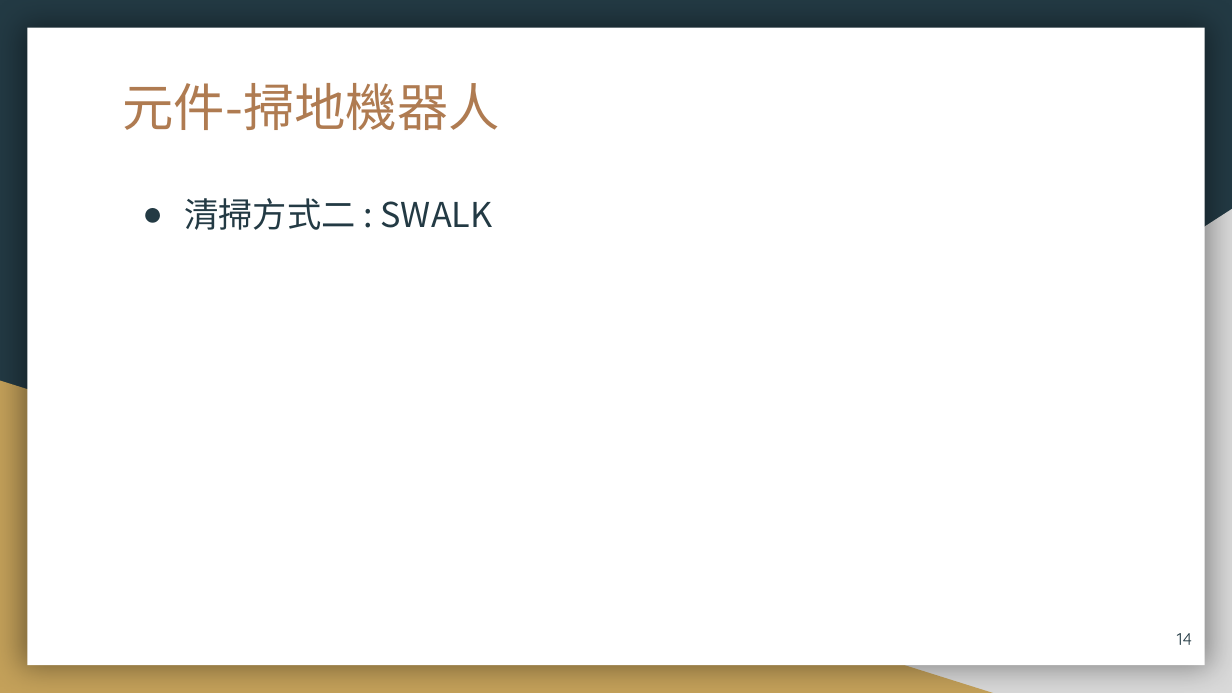
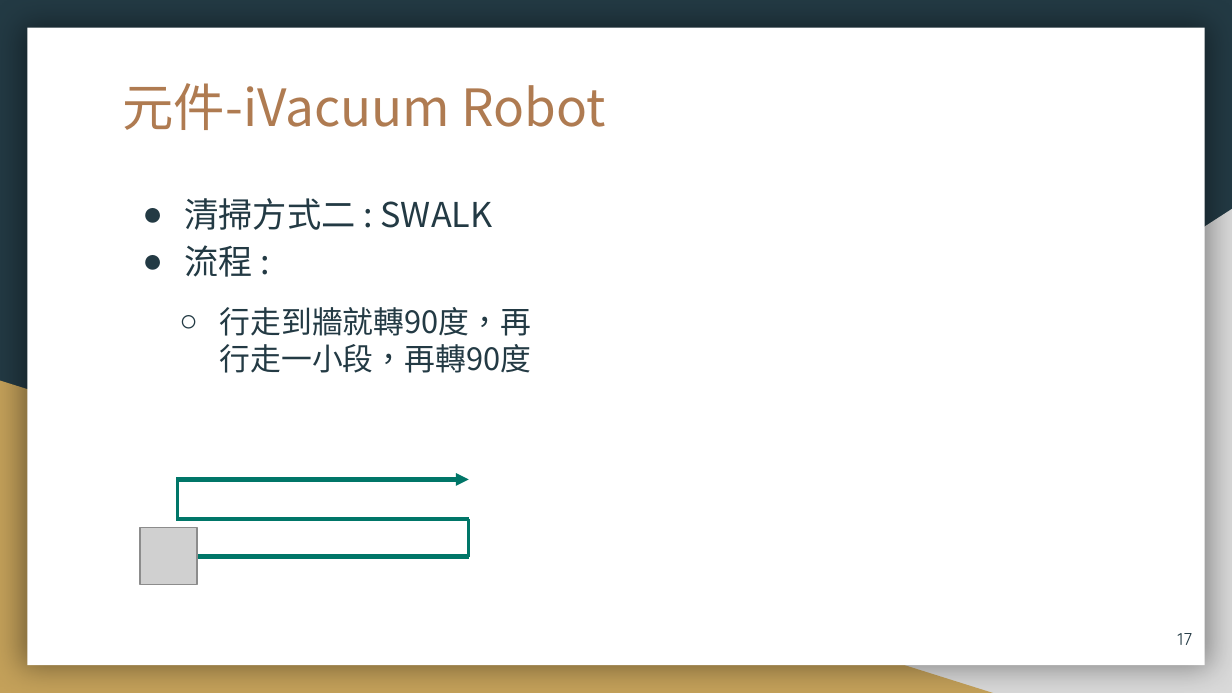
Before and after one commit to 106971001/AI, a slide deck: slide 17 of AI_Filnal_ppt.pptx (slide 14 before the commit). Drawn at 1232x693 pixels with LibreOffice and Linux fonts; fonts in the diff are those of the drawing; grey boxes stand for pictures. Boxes give left, top, right and bottom in pixels: in the first picture for what was removed or moved away, otherwise in the second. Text is boxed around its words. In the diff, an @@ line names an element or a change of style, - is before the commit and + after.

```diff
--- a/AI_Filnal_ppt.pptx
+++ b/AI_Filnal_ppt.pptx
@@ title at [123, 83, 606, 130]: text changed @@
-元件-掃地機器人
+元件-iVacuum Robot
@@ text at [184, 245, 531, 373]: paragraphs added @@
+● 流程 :
+  ○ 行走到牆就轉90度，再行走一小段，再轉90度
@@ group added at [140, 479, 468, 584]: 4 lines, 1 arrow, 1 picture @@
@@ page number at [1178, 633, 1193, 645]: text changed @@
-14
+17
```
Also in this commit, not shown: 10 other slides changed, 10 slides added, 3 slides removed, 9 other files.
